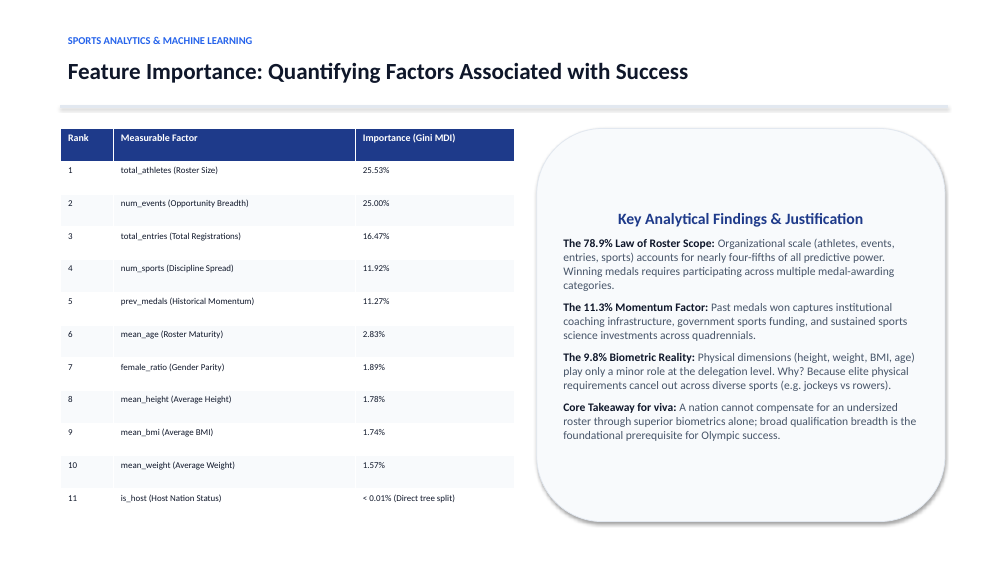
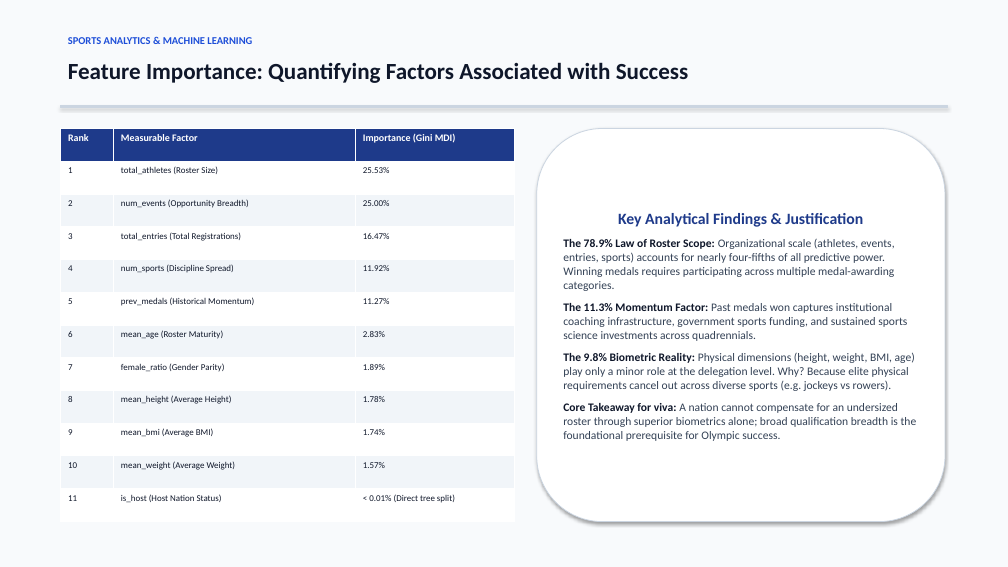
Before and after one commit to Virshin1/Team-Performance-Analysis, a slide deck: slide 8 of Olympic_Team_Performance_Presentation.pptx. Drawn at 1008x567 pixels with LibreOffice and Linux fonts; fonts in the diff are those of the drawing. Boxes give left, top, right and bottom in pixels: in the first picture for what was removed or moved away, otherwise in the second. Text is boxed around its words. In the diff, an @@ line names an element or a change of style, - is before the commit and + after.

Commit message:
Update presentation with explicit high contrast styling and finalize submission-grade academic project report

```diff
--- a/Olympic_Team_Performance_Presentation.pptx
+++ b/Olympic_Team_Performance_Presentation.pptx
@@ rectangle added at (0,0,1008,567), fill #F8FAFC @@
@@ text "SPORTS ANALYTICS & MACHINE LEARNING" at (68,37,252,44): text colour #2563EB to #1D4ED8 @@
@@ rectangle at (60,106,948,107): fill #E2E8F0 to #CBD5E1; outline #E2E8F0 0.75 pt to #CBD5E1 0.75 pt @@
@@ rounded rectangle "Key Analytical Findings & Justification" at (537,129,945,522): fill #F8FAFC to #FFFFFF; outline #E2E8F0 0.75 pt to #CBD5E1 0.75 pt @@
@@ text in rounded rectangle at (563,239,917,441): text colour #475569 to #334155 in "Organizational scale (athletes, events, entries, sports) acc ...", "Past medals won captures institutional coaching infrastructu ...", "Physical dimensions (height, weight, BMI, age) play ...", "A nation cannot compensate for an undersized ..." @@
```
Also in this commit, not shown: 11 other slides changed, 1 other file.
